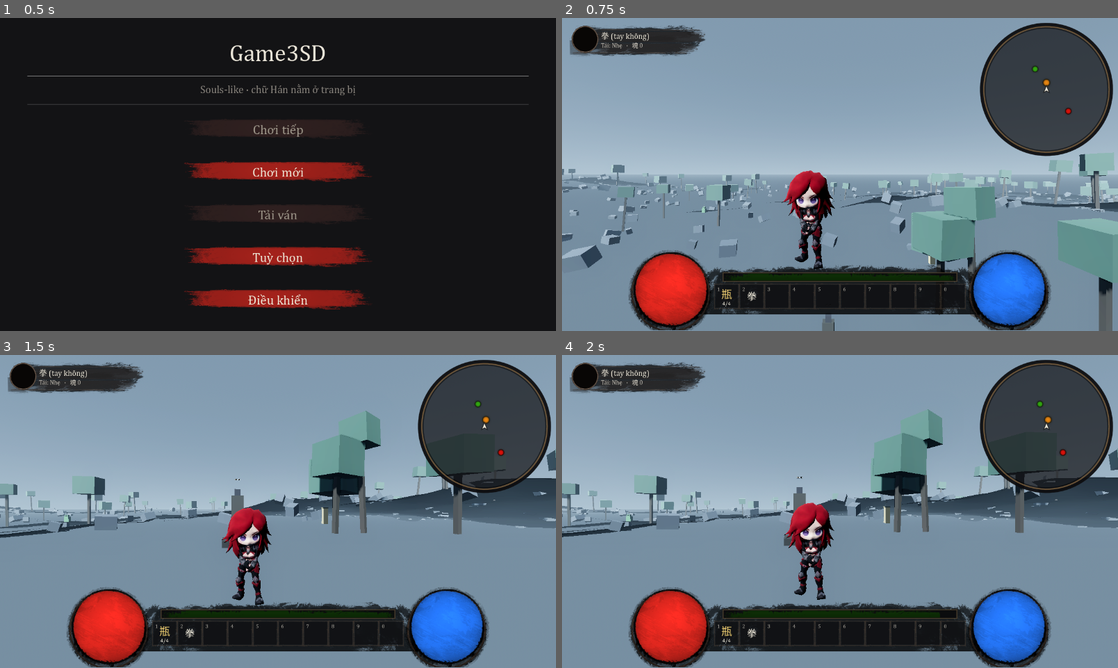
Above: before the commit, frames 1-4 (two rows, left to right).
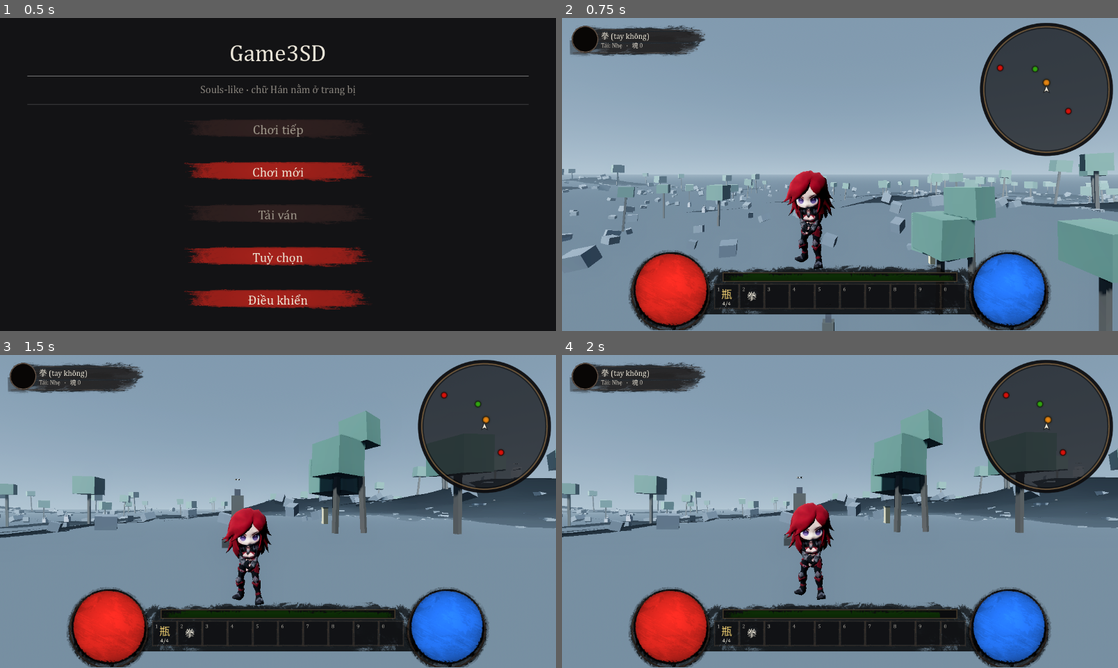
Above: after the commit, the same moments.

Repository: vitgoodkid/Game3SD
Game: Godot game, scene res://scenes/giao_dien/man_dau_game.tscn
Two runs of this game, one before a commit and one after it. Both use one fixed random seed, a clock stepped at 60 frames per second and the inputs below.
Inputs (mouse positions are in pixels of both pictures, inside the frame that each line leads up to):
- Up to frame 1 (0.5 s): no input
- Up to frame 2 (0.75 s): click "Chơi mới" at 0.5 s
- Up to frame 3 (1.5 s): tap Enter at 1.25 s; move the mouse to (305, 511) at 1.27 s; hold Up from 1.28 s (still down); hold Shift (chay_nhanh) from 1.28 s (still down); click (305, 511) at 1.42 s
- Up to frame 4 (2 s): keep holding Up; keep holding Shift (chay_nhanh); tap D (di_phai) at 1.55 s

Frame 1 is identical in both runs. In frame 2, less than 0.1% of the frame differs, in the area x 22-80%, y 14-63%; in frame 3, less than 0.1%, in the area x 7-94%, y 11-54%; in frame 4, less than 0.1%.

Commit message:
Chỉnh sống combat, hai bù nhìn tập, trụ leo và tường thấp
Ba việc cho phòng thử, theo yêu cầu chủ dự án.

1. CHỈNH SỐNG tốc độ đánh/lăn qua tab Remote, y hệt khuôn HUD đã có
   (toc_do_di/toc_do_chay vốn đã @export từ trước).

   `NguoiChoi.he_so_toc_do_danh` (0.2–3.0) nhân/chia CÙNG một số vào
   cả bốn mốc t_vung/t_dam_tu/t_dam_den/t_hoi (danh.gd, qua hàm mới
   _moc()) LẪN tốc độ phát clip (ThanMoHinh._toc_do()), nên hộp đòn và
   hình luôn khớp nhau ở mọi mức tốc độ — đo bằng cách kéo hệ số lên
   2.0 và xuống 0.5 rồi so vị trí clip lúc hộp đòn bật/tắt, khớp cả ba
   mức. Mặc định 1.0 = không đổi gì.

   `NguoiChoi.he_so_toc_do_lan` (0.4–2.5) đổi tốc độ TRƯỢT của cú lăn,
   tách khỏi thời lượng (SoulsLike.thoi_gian_lan, đã @export từ
   trước). Nhân tiện sửa một chỗ trước đây không ai để ý: clip lăn
   LUÔN phát nguyên tốc 1.0x bất kể thoi_gian_lan là bao nhiêu — khớp
   một cách tình cờ vì cả hai số cùng đo ra 1.17s từ chính clip. Thêm
   ThanMoHinh._toc_lan() co giãn clip theo thoi_gian_lan mỗi khung, để
   đổi thời lượng qua Remote thấy ngay trên hình chứ không chỉ đổi số.

2. Hai bù nhìn tập trong quai.csv, khác nhau đúng một cột:
   - bu_nhin (đã có sẵn) — đứng yên nhưng đánh trả trong tầm 2.2m.
   - hinh_nom (mới) — tam_phat_hien=0 nên không bao giờ để ý người
     chơi, không bao giờ đánh trả; mau=999999 để không lo đấm chết
     giữa buổi tune. Không cần dòng code nào — CSV tự đủ.

3. Trụ leo và tường thấp trong phong_thu.gd.
   Tường thấp (0.9m, dưới đỉnh vòng nhảy ~1.33m) nhảy qua được thật —
   cơ chế nhảy đã có sẵn. Trụ leo KHÔNG bấm được gì: game chưa có cơ
   chế leo trèo (chỉ có hai clip đã đo sẵn trong chua_dung/, không
   state nào tên "leo", cần Area3D + state mới + khoá camera mới dựng
   được) — trụ chỉ để làm mốc tỉ lệ khi soi hai clip đó bằng
   tools/soi_dong_tac.tscn, không phải cơ chế thật.

Sửa 4 phép thử trong thu_vong_lap.gd đếm cứng "bốn con quái" — giờ
phòng thử có năm con (thêm hinh_nom), không phải quái nào mới hỏng gì.

648 phép thử xanh, kiem_csv sạch, smoke test 600 khung không lỗi.

Co-Authored-By: Claude Sonnet 5 <noreply@anthropic.com>
Claude-Session: https://claude.ai/code/session_017PnhxE7TCVmBrADb1sBz8f

Diff:
--- a/data/quai.csv
+++ b/data/quai.csv
@@ -1,5 +1,6 @@
 ma,ten,ten_chu,vung,mau,giap,ngu_hanh,the_dung,cao,ban_kinh,toc_do_di,toc_do_duoi,tam_phat_hien,tam_danh,moveset,hon,rot_bo_thu
 bu_nhin,Bù nhìn tập,木人,thi_tran,120,0,木,10,1.8,0.45,0.0,0.0,6,2.2,bo_cham,5,木
+hinh_nom,Hình nộm tập,,thi_tran,999999,0,,10,1.8,0.45,0.0,0.0,0.0,0.0,,0,
 soi_bien,Sói biển,海狼,ria_bien,180,2,水,12,1.1,0.40,3.2,5.4,14,2.0,cau_xe|lao_toi,42,水|口
 linh_ria,Lính rìa biển,边兵,ria_bien,240,5,金,22,1.8,0.45,2.6,4.4,16,2.4,chem_ngang|dam_thang,68,金|人
 bo_cat,Bọ cát,沙虫,sa_mac,300,4,土,18,1.4,0.55,2.4,4.8,13,2.6,hup_cat|dam_dau,90,土|石
--- a/scripts/nhan_vat/nguoi_choi.gd
+++ b/scripts/nhan_vat/nguoi_choi.gd
@@ -83,6 +83,29 @@
 
 @export var toc_do_di := TOC_DO_DI
 @export var toc_do_chay := TOC_DO_CHAY
+
+## ————— CHỈNH SỐNG Ở PHÒNG THỬ —————
+##
+## F5 chạy game → dock Scene tab **Remote** → chọn node `NguoiChoi` → kéo số
+## trong Inspector, y hệt cách chỉnh HUD sống. `toc_do_di` / `toc_do_chay` ở
+## trên đã chỉnh được kiểu đó từ lâu; hai nút dưới đây thêm tốc độ ĐÁNH và
+## tốc độ LĂN vào cùng chỗ. Mặc định 1.0 = không đổi gì — không ảnh hưởng game
+## thật hay bộ test nào, chỉ có tác dụng khi chủ động kéo số.
+##
+## `he_so_toc_do_danh` quét NGUYÊN cú đánh: cả bốn mốc t_vung/t_dam_tu/
+## t_dam_den/t_hoi (`TrangThaiDanh._moc()`) LẪN tốc độ phát clip
+## (`ThanMoHinh._toc_do()`) đều nhân đúng một số này, nên hộp đòn và hình luôn
+## khớp nhau ở MỌI mức tốc độ — không phải chỉnh tay hai chỗ cho khớp lại.
+## Đây là nút "cảm giác combat chung nhanh/chậm cỡ nào" để dò nhanh trong lúc
+## chơi; tinh chỉnh RIÊNG từng đòn vẫn đi qua `tools/do_nhip_don.tscn` +
+## `data/moveset.csv` như cũ — nút này không thay thế việc đó, chỉ nhân thêm
+## một hệ số lên trên.
+@export_range(0.2, 3.0, 0.05) var he_so_toc_do_danh := 1.0
+## Tốc độ TRƯỢT của cú lăn (nhân vào công thức mét/giây trong `lan.gd`), tách
+## khỏi THỜI LƯỢNG — thời lượng vẫn do `SoulsLike.thoi_gian_lan` quyết (cũng
+## đã @export, chỉnh ngay cạnh đây qua node `SoulsLike` trong Remote). Lăn xa
+## hay gần và lăn nhanh hay chậm là hai cảm giác khác nhau, nên tách hai nút.
+@export_range(0.4, 2.5, 0.05) var he_so_toc_do_lan := 1.0
 
 @onready var may: MayTrangThai = $May
 @onready var gia_camera: Node3D = $GiaCamera
--- a/scripts/nhan_vat/than_mo_hinh.gd
+++ b/scripts/nhan_vat/than_mo_hinh.gd
@@ -633,6 +633,8 @@
 	# Đi / chạy khớp theo VẬN TỐC THẬT, không theo CSV. Xem TOC_CLIP_MAX.
 	if trang_thai == "di" or trang_thai == "chay_nhanh":
 		return _toc_theo_van_toc(dt)
+	if trang_thai == "lan":
+		return _toc_lan(dt)
 	if trang_thai != "danh":
 		return 1.0
 	# Đo trên clip SẮP phát, không trên clip đang phát: khung hình đổi clip thì
@@ -656,12 +658,47 @@
 	# Chỉ vũ khí ĐI MƯỢN clip của vũ khí khác mới còn bị co giãn: nó có nhịp
 	# riêng mà không có dáng riêng, nên đành kéo dáng của người khác cho vừa
 	# nhịp của mình. Xem `_clip_don()`.
+	# NHÂN THÊM `he_so_toc_do_danh` (mục "CHỈNH SỐNG" của NguoiChoi) vào MỌI
+	# nhánh bên dưới — kể cả nhánh "để yên" 1.0 ở trên. `TrangThaiDanh._moc()`
+	# chia CÙNG hệ số này vào bốn mốc t_vung/t_dam_tu/t_dam_den/t_hoi, nên hộp
+	# đòn (đọc theo mốc đã chia) và hình (phát theo tốc độ đã nhân) luôn khớp
+	# nhau bất kể hệ số là bao nhiêu — nhân một mình chỗ này mà quên chia bên
+	# `danh.gd`, hoặc ngược lại, là tái lập đúng lỗi hộp đòn lệch hình đã sửa.
+	var hs := _hs_danh()
 	if _co(String(m.get("animation", ""))) == dt:
-		return 1.0
+		return hs
 	var lau := float(m.get("t_dam_den", 0.3)) + float(m.get("t_hoi", 0.5))
 	if lau < 0.05:
+		return hs
+	return clampf(a.length / lau, 0.25, 4.0) * hs
+
+## Hệ số tốc độ đánh do `NguoiChoi` giữ (mục "CHỈNH SỐNG Ở PHÒNG THỬ").
+##
+## Đọc qua `get()` chứ không ép kiểu: thân chỉ cần MỘT thuộc tính tên đúng
+## vậy tồn tại trên node cha, không cần biết cha là lớp gì — cùng tinh thần
+## với `dien()` được gọi qua hàm chứ không ép kiểu ở NguoiChoi._dien_hinh().
+func _hs_danh() -> float:
+	var nc := get_parent()
+	if nc == null:
 		return 1.0
-	return clampf(a.length / lau, 0.25, 4.0)
+	var v = nc.get("he_so_toc_do_danh")
+	return clampf(float(v), 0.2, 3.0) if v != null else 1.0
+
+## Tốc độ phát clip lăn, khớp theo THỜI LƯỢNG thật của cú lăn
+## (`SoulsLike.thoi_gian_lan`, cũng ở mục "CHỈNH SỐNG") thay vì phát nguyên
+## tốc mặc định.
+##
+## Trước đây "lan" rơi vào nhánh "khác 'danh'" ở trên và luôn trả 1.0 — đúng
+## MỘT CÁCH TÌNH CỜ vì `lan.fbx` dài 1.17s và `thoi_gian_lan` cũng đo ra
+## 1.17s từ chính clip đó. Đổi `thoi_gian_lan` qua tab Remote để dò cảm giác
+## lăn mà không có hàm này thì THỜI LƯỢNG đổi trong khi HÌNH lăn vẫn chạy y
+## tốc cũ — chân tay đứng yên khi cuộn nhanh, hoặc cuộn xong rồi hình mới
+## chạy hết khi cuộn chậm.
+func _toc_lan(dt: String) -> float:
+	var a := _may_dt.get_animation(dt)
+	if a == null or a.length < 0.05:
+		return 1.0
+	return clampf(a.length / maxf(SoulsLike.thoi_gian_lan, 0.05), 0.25, 4.0)
 
 ## Hệ số phát cho clip đi/chạy, tính từ vận tốc thật của thân vật lý.
 ##
--- a/scripts/nhan_vat/trang_thai/danh.gd
+++ b/scripts/nhan_vat/trang_thai/danh.gd
@@ -36,6 +36,33 @@
 var _noi := ""
 
 const T_NAP_TOI_DA := 1.1
+
+## Hệ số tốc độ đánh đang áp, kẹp lại phòng khi có gì gán ngoài khoảng cho
+## phép của @export_range trên NguoiChoi (script gọi thẳng, bộ kiểm tra…).
+func _hs() -> float:
+	return clampf(nc.he_so_toc_do_danh, 0.2, 3.0)
+
+## Bốn mốc thời gian của đòn đang đánh, đã NÉN theo `_hs()`.
+##
+## Đọc THÔ rồi mới nén — chuỗi mặc định (thiếu t_dam_tu thì lấy t_vung, thiếu
+## t_dam_den thì lấy t_dam_tu + 0.12) phải chạy trên số thô trước. Nén từng
+## biến một trong lúc chuỗi mặc định đang chạy thì nhánh rơi vào mặc định bị
+## nén HAI LẦN trong khi mốc có sẵn trong CSV chỉ nén một lần — chưa từng xảy
+## ra thật (bốn cột này luôn đủ trong moveset.csv) nhưng đây là chỗ dễ âm thầm
+## sai nếu sau này có dòng CSV thiếu cột.
+##
+## `ThanMoHinh._toc_do()` nhân CÙNG hệ số `_hs()` này vào tốc độ phát clip
+## (đọc qua `nc.he_so_toc_do_danh`), nên hộp đòn và hình luôn khớp nhau ở MỌI
+## mức tốc độ. Đây là chỗ DUY NHẤT đọc bốn mốc t_vung/t_dam_tu/t_dam_den/
+## t_hoi — sửa gì thì sửa ở đây, đừng chép ra chỗ khác rồi quên chia.
+func _moc() -> Dictionary:
+	var t_vung := float(_m.get("t_vung", 0.2))
+	var t_tu := float(_m.get("t_dam_tu", t_vung))
+	var t_den := float(_m.get("t_dam_den", t_tu + 0.12))
+	var t_hoi := float(_m.get("t_hoi", 0.5))
+	var hs := _hs()
+	return {"t_vung": t_vung / hs, "t_tu": t_tu / hs, "t_den": t_den / hs,
+		"t_hoi": t_hoi / hs}
 
 func vao(du_lieu: Dictionary = {}) -> void:
 	_don = String(du_lieu.get("don", "nhe_1"))
@@ -103,10 +130,11 @@
 	else:
 		nc.dung_lai(delta, 22.0)
 
-	var t_vung := float(_m.get("t_vung", 0.2))
-	var t_tu := float(_m.get("t_dam_tu", t_vung))
-	var t_den := float(_m.get("t_dam_den", t_tu + 0.12))
-	var t_hoi := float(_m.get("t_hoi", 0.5))
+	var moc := _moc()
+	var t_vung: float = moc["t_vung"]
+	var t_tu: float = moc["t_tu"]
+	var t_den: float = moc["t_den"]
+	var t_hoi: float = moc["t_hoi"]
 	var t_het := t_den + t_hoi
 
 	# SIÊU GIÁP bật từ lúc bắt đầu vung tới hết khung gây sát thương, rồi TẮT
@@ -194,7 +222,11 @@
 	_nham()
 	# Tay đã vung lên xong rồi, vào THẲNG khung gây sát thương — đừng bắt vung
 	# lại từ đầu, đó đúng là chỗ làm đòn nặng dài gấp đôi cần thiết.
-	may.t = float(_m.get("t_vung", t_vung))
+	#
+	# Đọc lại `_moc()` chứ không dùng tham số `t_vung` truyền vào: `_m` có thể
+	# vừa đổi sang dòng CSV khác (nang → nang_nap) ở trên, và mốc phải khớp
+	# đúng dòng MỚI.
+	may.t = _moc()["t_vung"]
 
 ## Rút ra khỏi cú đánh bằng lăn hoặc khiên. Trả về true nếu đã đổi state.
 func _huy_sang_thu() -> bool:
@@ -252,13 +284,14 @@
 ## Đoạn ba đo TỪ `t_vung` nếu đòn ra từ cú nạp: tay đã giơ sẵn trên đỉnh rồi,
 ## đo lại từ 0 thì cung vung bắt đầu ở lưng chừng và tay nhảy một phát 112°.
 func tien_do() -> float:
-	var t_vung := float(_m.get("t_vung", 0.2))
+	var moc := _moc()
+	var t_vung: float = moc["t_vung"]
 	if _nap:
 		if _giu_dinh:
 			return 1.0
 		return clampf(t / maxf(t_vung, 0.01), 0.0, 1.0)
-	var t_den := float(_m.get("t_dam_den", 0.3))
-	var het := t_den + float(_m.get("t_hoi", 0.5))
+	var t_den: float = moc["t_den"]
+	var het := t_den + float(moc["t_hoi"])
 	var dau := t_vung if _tu_nap else 0.0
 	return clampf((t - dau) / maxf(het - dau, 0.01), 0.0, 1.0)
 
@@ -269,11 +302,12 @@
 
 ## Năm đoạn của một cú đánh — xem `SoulsLike` mục "Cửa sổ huỷ đòn".
 ##
-## Tính từ MỐC THỜI GIAN TRONG CSV, không từ animation. Đây là chỗ dự án này
+## Tính từ MỐC THỜI GIAN TRONG CSV (qua `_moc()`, đã nén theo
+## `NguoiChoi.he_so_toc_do_danh`), không từ animation. Đây là chỗ dự án này
 ## cố ý khác với khuôn "Call Method Track" thường thấy: gắn mốc vào file
 ## animation là chuyển cân bằng game sang cho file `.fbx` giữ, và đổi một clip
 ## là lệch cả bảng số mà không ai thấy. CSV giữ sự thật, animation co giãn theo
-## nó (xem `ThanMoHinh._toc_do()`).
+## nó (xem `ThanMoHinh._toc_do()`, nhân đúng hệ số này vào tốc độ phát clip).
 const GD_KHOI := 1   ## Startup — khoá cứng
 const GD_CHAM := 2   ## Active — hộp đòn bật, vẫn khoá cứng, và cú THU CHIÊU
 const GD_NOI := 3    ## Combo Window — nối được, chưa né được
@@ -289,9 +323,10 @@
 func giai_doan() -> int:
 	if _nap:
 		return GD_KHOI
-	var t_tu := float(_m.get("t_dam_tu", 0.2))
-	var t_den := float(_m.get("t_dam_den", t_tu + 0.12))
-	var t_hoi := float(_m.get("t_hoi", 0.5))
+	var moc := _moc()
+	var t_tu: float = moc["t_tu"]
+	var t_den: float = moc["t_den"]
+	var t_hoi: float = moc["t_hoi"]
 	if t < t_tu:
 		return GD_KHOI
 	if t >= t_den + t_hoi:
--- a/scripts/nhan_vat/trang_thai/lan.gd
+++ b/scripts/nhan_vat/trang_thai/lan.gd
@@ -28,7 +28,11 @@
 	var tai := Tui.muc_tai()
 	_iframe = SoulsLike.iframe_thuc(nc.ti_le_tai(), Tui.cs("韧"))
 	_dai = SoulsLike.thoi_gian_lan
-	_toc = 9.5 * float(tai["xa"])
+	# `he_so_toc_do_lan` — mục "CHỈNH SỐNG" của NguoiChoi — chỉ đổi TỐC ĐỘ
+	# TRƯỢT, tách khỏi THỜI LƯỢNG (`_dai`, ở trên). Hai cái là hai cảm giác
+	# khác nhau: lăn xa/gần do thời lượng × tốc độ, còn lăn "gấp" hay "nặng nề"
+	# ở TỪNG KHUNG HÌNH là do tốc độ một mình.
+	_toc = 9.5 * float(tai["xa"]) * nc.he_so_toc_do_lan
 
 	_huong = nc.huong_nhap
 	if _huong == Vector3.ZERO:
--- a/scripts/the_gioi/phong_thu.gd
+++ b/scripts/the_gioi/phong_thu.gd
@@ -18,8 +18,20 @@
 const DAT_BOSS := {"ma": "canh_hai", "tai": Vector3(0, 0, -26)}
 
 ## Quái đặt sẵn: mã trong quai.csv + chỗ đứng.
+##
+## Hai con ĐẦU là bù nhìn tập — cả hai đứng yên tuyệt đối (toc_do_di=0 lẫn
+## toc_do_duoi=0 trong quai.csv), khác nhau đúng MỘT chỗ để so sánh cạnh nhau:
+##
+##   bu_nhin    tam_danh=2.2  → vào tầm là ĐÁNH TRẢ (bo_cham). Dùng để cảm
+##              được nhịp qua lại thật, và thử đỡ/parry/vỡ đỡ.
+##   hinh_nom   tam_phat_hien=0, tam_danh=0 → không bao giờ để ý người chơi,
+##              KHÔNG BAO GIỜ đánh trả. `mau` để rất cao (999999) nên không lo
+##              đấm chết giữa buổi tune. Dùng để đo sát thương/tốc độ đánh mà
+##              không có gì chen vào — bao nhiêu đòn ra bấy nhiêu, không lệch
+##              vì né/đỡ/phản đòn.
 const DAT_QUAI := [
 	{"ma": "bu_nhin", "tai": Vector3(0, 0, -9)},
+	{"ma": "hinh_nom", "tai": Vector3(10, 0, 10)},
 	{"ma": "soi_bien", "tai": Vector3(-8, 0, -13)},
 	{"ma": "linh_ria", "tai": Vector3(9, 0, -12)},
 	{"ma": "bo_cat", "tai": Vector3(-14, 0, 6)},
@@ -65,6 +77,8 @@
 func _ready() -> void:
 	_dung_san()
 	_dung_cot()
+	_dung_tru_leo()
+	_dung_tuong_thap()
 	_dat_quai()
 	_dat_boss()
 	_dat_do()
@@ -113,6 +127,59 @@
 			Vector3(-11, 0, 9), Vector3(2, 0, -16)]:
 		_khoi(than, tai + Vector3(0, 2.5, 0), Vector3(1.6, 5, 1.6),
 			Color(0.38, 0.36, 0.33))
+
+## Trụ mốc cho việc soi dáng "leo trèo" — KHÔNG PHẢI cơ chế leo trèo thật.
+##
+## Game chưa có leo trèo. `assets/model/dong_tac/chua_dung/leo_len.fbx` và
+## `leo_xuong.fbx` đã tải về và ĐO XONG (xem DOC.md cùng thư mục: vòng lặp tại
+## chỗ, 2.00s, hông đứng yên 0.69m) nhưng KHÔNG state nào tên `leo` cả — dựng
+## trạm thang thật cần một `Area3D` đánh dấu trục leo, một state mới khoá di
+## chuyển vào trục đó, và camera phải ngừng xoay tự do trong lúc leo (xem mục
+## "CLIP LÀM CHỦ NHỊP" trong DOC_TRUOC.md của thư mục dong_tac). Đó là một
+## tính năng riêng, chưa ai yêu cầu làm — trụ này CHỈ để có vật làm mốc tỉ lệ
+## khi soi hai clip đó bằng `tools/soi_dong_tac.tscn` / `tools/chup_tu_the.tscn`
+## đứng cạnh nhân vật, không có gì bấm được ở đây.
+func _dung_tru_leo() -> void:
+	var than := StaticBody3D.new()
+	than.name = "TruLeo"
+	than.collision_layer = 1
+	add_child(than)
+
+	const CAO := 3.2
+	const BAN_KINH := 0.35
+	var m := MeshInstance3D.new()
+	var c := CylinderMesh.new()
+	c.height = CAO
+	c.top_radius = BAN_KINH
+	c.bottom_radius = BAN_KINH
+	m.mesh = c
+	m.position = Vector3(10, CAO * 0.5, 16)
+	m.material_override = _vat_lieu(Color(0.42, 0.30, 0.18))   # gỗ, khác màu cột đá
+	than.add_child(m)
+
+	var va := CollisionShape3D.new()
+	var s := CylinderShape3D.new()
+	s.height = CAO
+	s.radius = BAN_KINH
+	va.shape = s
+	va.position = m.position
+	than.add_child(va)
+
+## Tường thấp để soi dáng NHẢY — cơ chế nhảy đã có thật (state `nhay`), nên
+## đây khác trụ leo ở trên: bấm được, chạy tới rồi nhảy qua là thấy ngay.
+##
+## Cao 0.9m — thấp hơn hẳn đỉnh vòng nhảy (LUC_NHAY²/(2·TRONG_LUC) ≈ 1.33m ở
+## NguoiChoi), nên nhảy thẳng qua được không cần chạy lấy đà. Mỏng theo trục
+## Z (0.6m) để một cú nhảy bình thường đủ xa quét qua hết bề dày, và RỘNG theo
+## X (6m) để không phải căn hướng chính xác mới nhảy trúng.
+func _dung_tuong_thap() -> void:
+	var than := StaticBody3D.new()
+	than.name = "TuongThap"
+	than.collision_layer = 1
+	add_child(than)
+	const CAO := 0.9
+	_khoi(than, Vector3(-16, CAO * 0.5, -20), Vector3(6, CAO, 0.6),
+		Color(0.5, 0.48, 0.44))
 
 func _khoi(cha: StaticBody3D, tai: Vector3, co: Vector3, mau: Color) -> void:
 	var m := MeshInstance3D.new()
--- a/tools/thu_vong_lap.gd
+++ b/tools/thu_vong_lap.gd
@@ -62,7 +62,7 @@
 	await _boss_hai_giai_doan()
 	# CHẠY CUỐI CÙNG, và phải ở cuối. Nhóm này nghỉ ở bia đá và nạp lại save,
 	# mà cả hai việc đó đều đặt lại bảng quái của cả phòng thử — nhóm nào chạy
-	# sau nó sẽ đếm ra bốn con quái ở chỗ vừa hạ còn ba.
+	# sau nó sẽ đếm ra NĂM con quái ở chỗ vừa hạ còn bốn.
 	await _luu_va_nap()
 
 	print("")
@@ -206,7 +206,9 @@
 	_dung(vk_ != null and vk_.ten_hien().contains(TenDoVat.CHU_MO),
 		"đồ phát sẵn vẫn hiện □, không tự dạy chữ kèm theo (%s)"
 		% (vk_.ten_hien() if vk_ != null else "?"))
-	_bang(_dem_nhom("quai"), 4, "bốn con quái đứng sẵn")
+	# Năm con: hai bù nhìn tập (đứng yên) + ba con tuần tra thật. Xem
+	# `PhongThu.DAT_QUAI` — thêm bớt quái ở đó thì sửa con số này theo.
+	_bang(_dem_nhom("quai"), 5, "năm con quái đứng sẵn")
 	_dung(_dem_nhom("vat_roi") >= 3, "có đồ nằm sẵn dưới đất (%d món)"
 		% _dem_nhom("vat_roi"))
 	_dung(not get_tree().get_nodes_in_group("man_bia_da").is_empty(), "có màn bia đá")
@@ -2140,7 +2142,7 @@
 	var q := get_tree().get_nodes_in_group("quai")[0] as Quai
 	q.an_don(99999, 0.0, Vector3.ZERO)
 	await _cho(2.0)
-	_bang(_dem_nhom("quai"), 3, "hạ một con thì còn ba")
+	_bang(_dem_nhom("quai"), 4, "hạ một con thì còn bốn")
 
 	Tui.mau = 1.0
 	bia.tuong_tac()
@@ -2156,7 +2158,7 @@
 	man.dong()
 	_dung(not get_tree().paused, "đóng màn là game chạy lại")
 	await get_tree().process_frame
-	_bang(_dem_nhom("quai"), 4, "nghỉ ở bia thì quái sống lại HẾT")
+	_bang(_dem_nhom("quai"), 5, "nghỉ ở bia thì quái sống lại HẾT")
 
 func _chet_va_hoi_sinh() -> void:
 	_nhom("Chết, rơi hồn, đứng dậy")
@@ -2215,7 +2217,7 @@
 	_bang(_nc.mau, _nc.mau_toi_da, "sống lại là đầy máu")
 	_dung(_nc.global_position.distance_to(_bia().diem_hoi_sinh()) < 0.6,
 		"đứng dậy ngay cạnh bia đá")
-	_bang(_dem_nhom("quai"), 4, "chết cũng làm quái sống lại hết")
+	_bang(_dem_nhom("quai"), 5, "chết cũng làm quái sống lại hết")
 	_bang(_dem_nhom("vung_hon"), 1, "vũng hồn vẫn nằm đó chờ về nhặt")
 
 func _nhat_lai_hon() -> void:
Not shown, changed: CLAUDE.md
